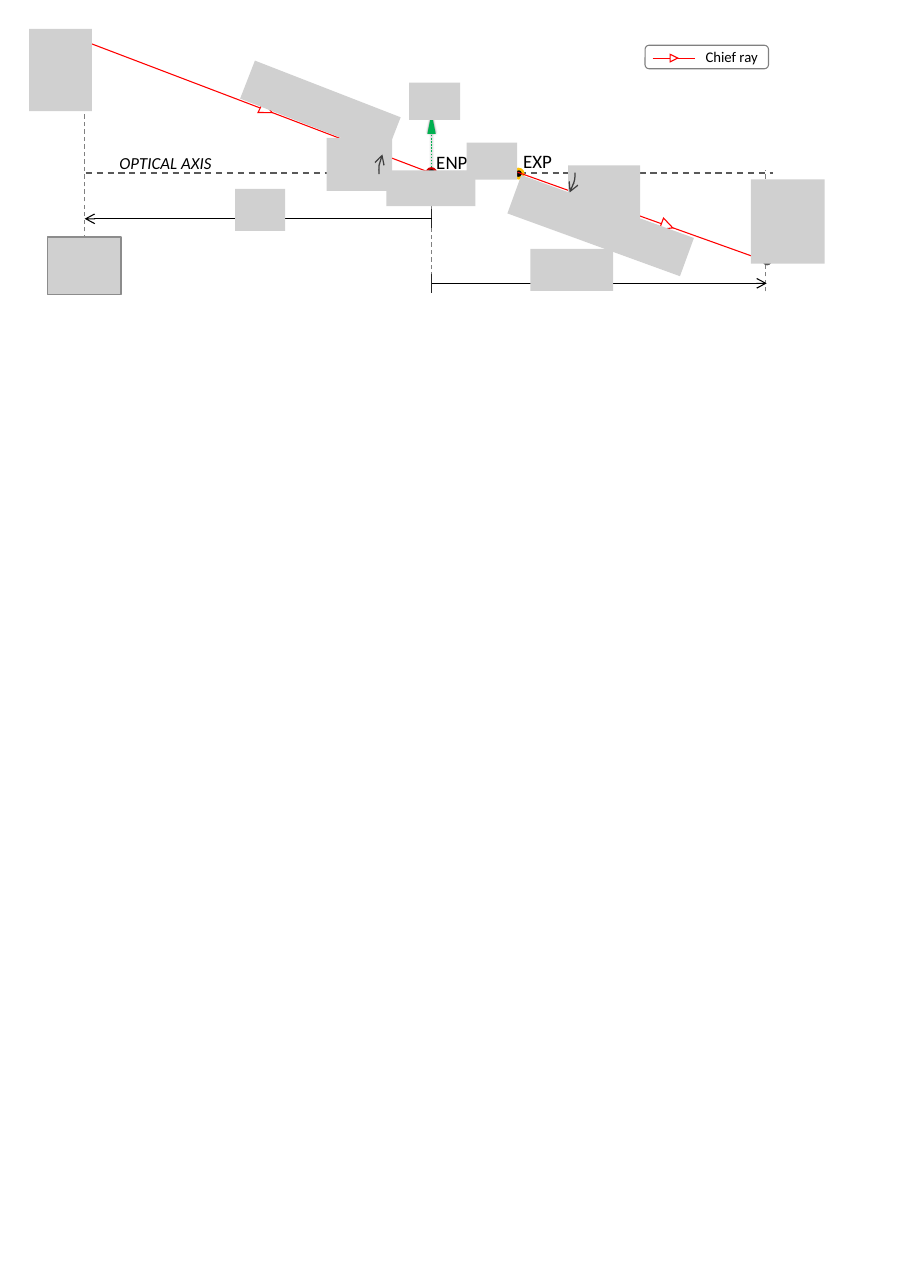
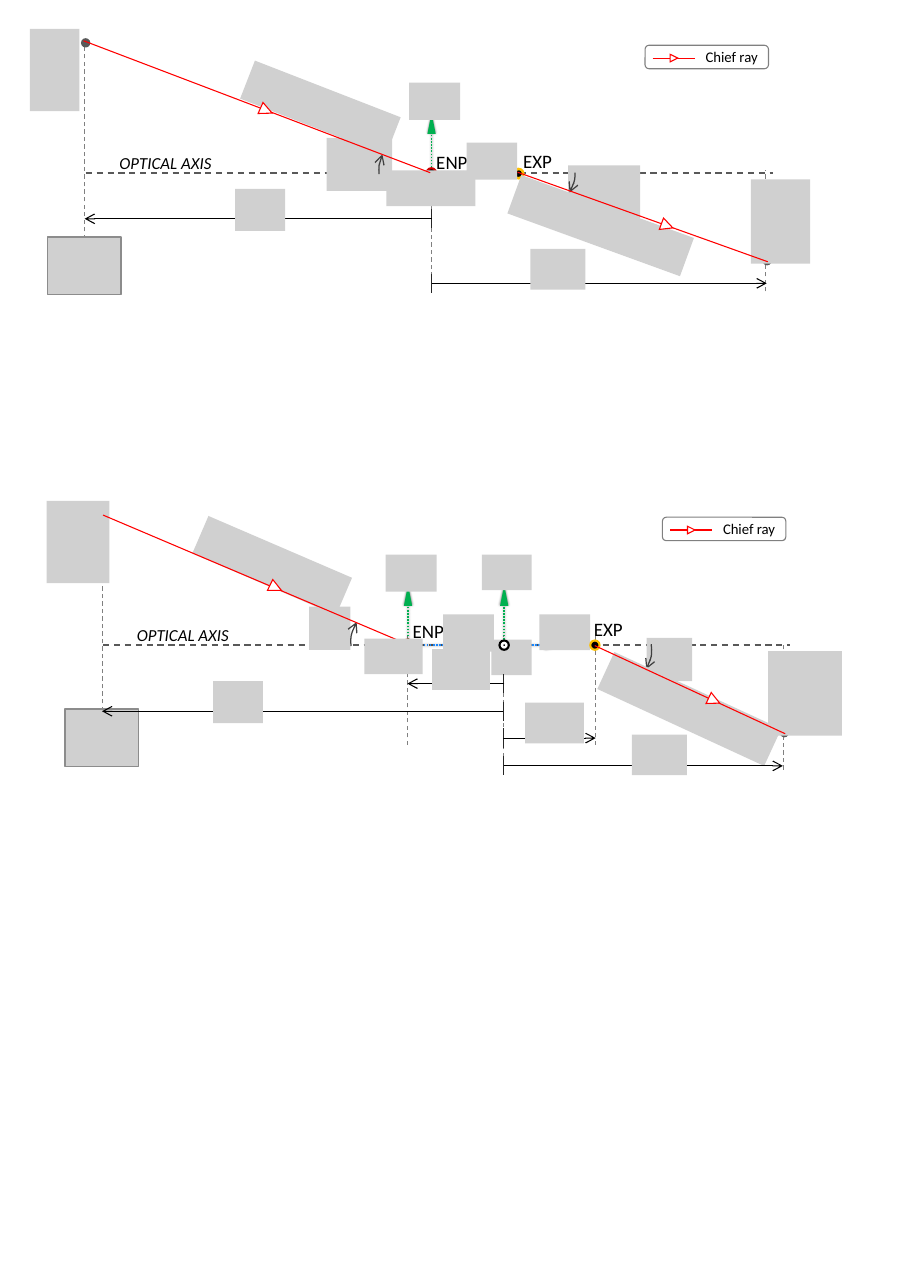
Before and after one commit to indranilsinharoy/phd-artifacts, a slide deck: slide 1 of chapters/chapter03_geometricmodel/figures/figures_PPT.pptx. Drawn at 909x1288 pixels with LibreOffice and Linux fonts; fonts in the diff are those of the drawing; grey boxes stand for pictures. Boxes give left, top, right and bottom in pixels: in the first picture for what was removed or moved away, otherwise in the second. Text is boxed around its words. In the diff, an @@ line names an element or a change of style, - is before the commit and + after.

```diff
--- a/chapters/chapter03_geometricmodel/figures/figures_PPT.pptx
+++ b/chapters/chapter03_geometricmodel/figures/figures_PPT.pptx
@@ picture resized from (x1=29, y1=29, x2=91, y2=111) to (x1=30, y1=29, x2=80, y2=111) @@
@@ rectangle added at (x1=42, y1=32, x2=811, y2=297), fill #FFFFFF @@
@@ triangle at (x1=259, y1=103, x2=275, y2=119): rotation 116 to 114 degrees @@
@@ picture resized from (x1=751, y1=179, x2=826, y2=264) to (x1=751, y1=179, x2=811, y2=264) @@
@@ picture resized from (x1=530, y1=248, x2=614, y2=291) to (x1=530, y1=248, x2=585, y2=289) @@
@@ group added at (x1=47, y1=500, x2=842, y2=776): 17 pictures, 13 lines, 8 arrows, 7 ellipses, 4 texts, 3 triangles, 2 arc (boxed as its full ellipse)s, 1 rounded rectangle @@
+ENP
+EXP
+OPTICAL AXIS
+Chief ray
```
Also in this commit, not shown: 2 other slides changed, 5 other files.
